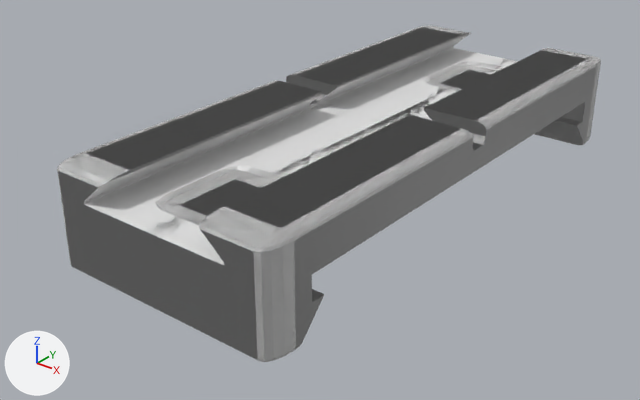
A saved change to the Blender file sling/avionics_brackets/deutsch_trim_servo_bracket.blend.
Both versions are drawn from a 50 mm camera at (39.5, -56.1, 32.6) aimed at (-2.1, -4.1, 0.4). Every picture has the same lights, and +X, +Y and +Z are marked at lower left.
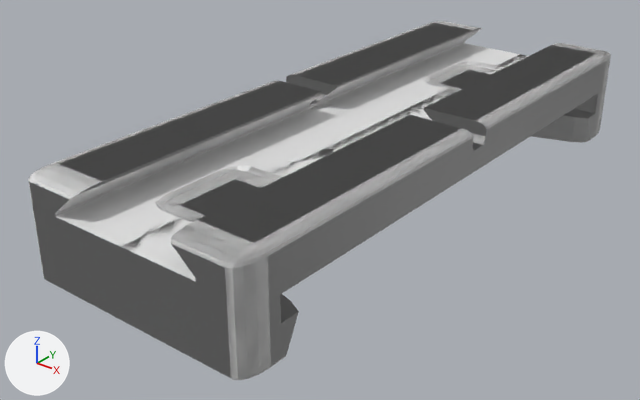
Commit message: more brackets

ob_cube_001 is not drawn itself; it is used by a modifier of ob_cube.
ob_cube_002 is not drawn itself; it is used by a modifier of ob_cube.
ob_cylinder is not drawn itself; it is used by a modifier of ob_cube_002.

Location of each change, (x1, y1, x2, y2) in pixels of the pictures (640 x 400 px; the box of a moved part takes in the faces that stretch with it):
'Cube', mesh rescaled, reshaped, modifiers changed (7% wider, 7% taller): before (57, 25, 601, 362); after (28, 21, 611, 380)
part 2 of me_cube_002, moved or reshaped (not visible afterwards): before (535, 121, 583, 145)

The change, as a list of edits to the scene's bpy script:
```text
Change me_cube:
    where me_cube.from_pydata(...)  # 8 vertices, 6 faces; spans x -1.0..1.0, y -1.0..1.0, z 0.0..1.7
    used by ob_cube; location = (0.0, 0.0, 0.0); scale = (10.0, 24.0, 5.0)
    me_cube part 1: the whole mesh is scaled about its middle by (1, 1.05, 1), then moved by (0.0, -0.05, 0.0)
Change me_cube_002:
    where me_cube_002.from_pydata(...)  # 8 vertices, 6 faces; spans x -1.0..1.0, y -1.24..1.24, z 0.0..2.0
    used by ob_cube_002; location = (0.0, 0.0, -2.0); scale = (12.5, 18.8, 2.5)
    me_cube_002 part 2
    me_cube_002.vertices[2].co: (1.0, -1.0, 2.0) -> (1.0, -1.63, 2.0)
    me_cube_002.vertices[3].co: (1.0, -1.24, 0.0) -> (1.0, -1.63, 0.0)
    me_cube_002.vertices[6].co: (-1.0, -1.0, 2.0) -> (-1.0, -1.63, 2.0)
    me_cube_002.vertices[7].co: (-1.0, -1.24, 0.0) -> (-1.0, -1.63, 0.0)
Add me_cylinder:
    me_cylinder.from_pydata(...)  # a 32-sided cut cone along z (radius 0.83 at the low end, 1.0 at the high end) spanning x -1.0..1.0, y -1.0..1.0, z -1.0..1.0
Change ob_cube_001:
    ob_cube_001.location: (0.0, 0.0, 3.0) -> (0.0, -2.925, 3.0)
Change ob_cube_002:
    add _m = ob_cube_002.modifiers.new('Boolean', 'BOOLEAN')
    add _m.object = ob_cylinder
Add ob_cylinder:
    ob_cylinder = bpy.data.objects.new('Cylinder', me_cylinder)
    ob_cylinder.location = (0.0, -42.29, 1.958)
    ob_cylinder.scale = (25.0, 25.0, 5.0)
    ob_cylinder.hide_set(True)
```
